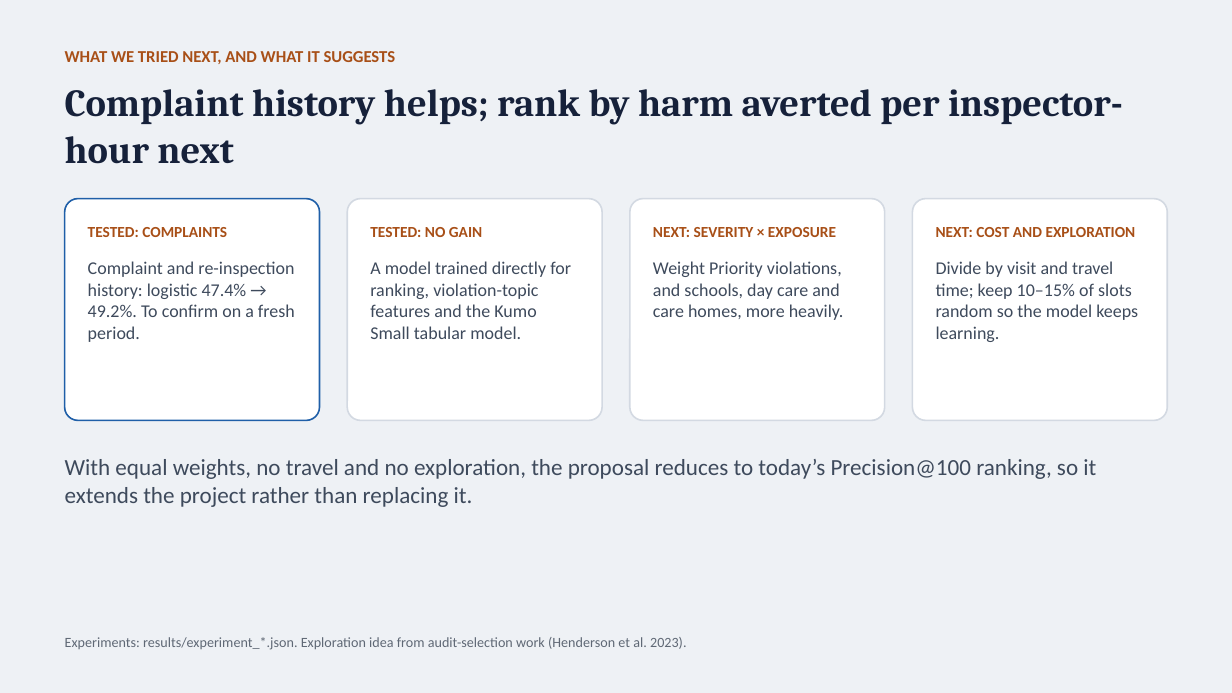
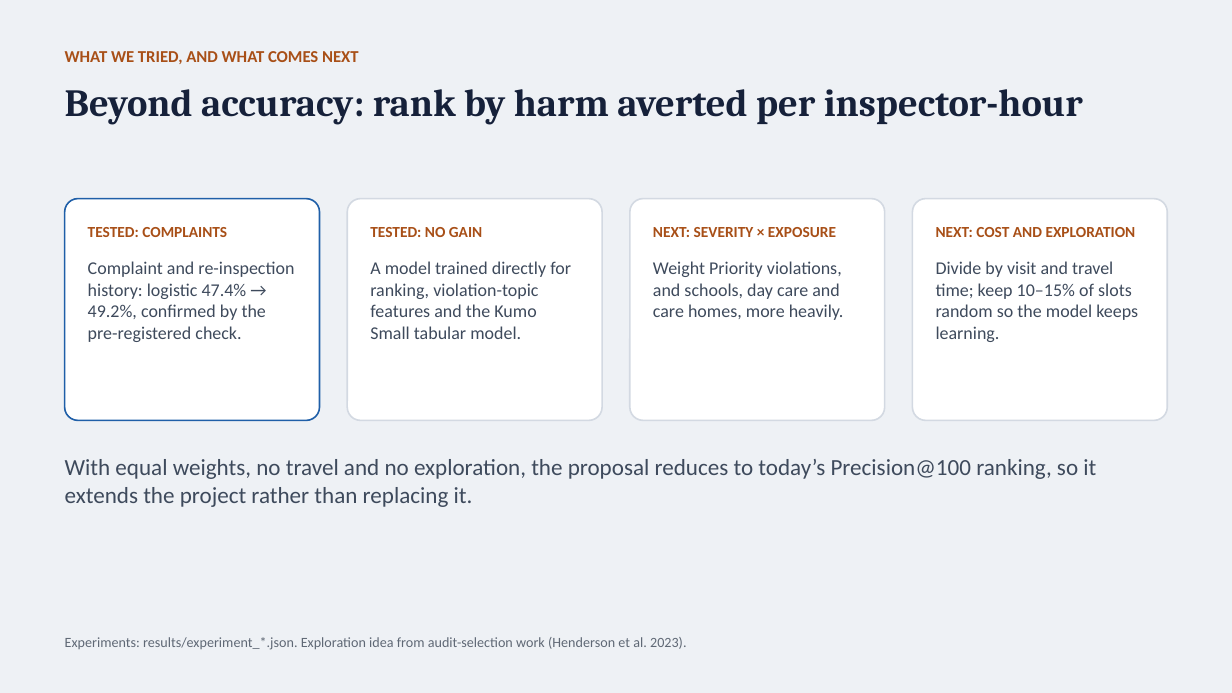
Before and after one commit to ajayc-iima/Food-Inspections, a slide deck: slide 14 of presentation/food_inspections_presentation.pptx (slide 13 before the commit). Drawn at 1232x693 pixels with LibreOffice and Linux fonts; fonts in the diff are those of the drawing. Boxes give left, top, right and bottom in pixels: in the first picture for what was removed or moved away, otherwise in the second. Text is boxed around its words. In the diff, an @@ line names an element or a change of style, - is before the commit and + after.

```diff
--- a/presentation/food_inspections_presentation.pptx
+++ b/presentation/food_inspections_presentation.pptx
@@ text at (x1=65, y1=51, x2=359, y2=64): text changed @@
-WHAT WE TRIED NEXT, AND WHAT IT SUGGESTS
+WHAT WE TRIED, AND WHAT COMES NEXT
@@ text at (x1=65, y1=89, x2=1083, y2=125): text changed @@
-Complaint history helps; rank by harm averted per inspector-hour next
+Beyond accuracy: rank by harm averted per inspector-hour
@@ text at (x1=88, y1=261, x2=294, y2=342): text changed @@
-Complaint and re-inspection history: logistic 47.4% → 49.2%. To confirm on a fresh period.
+Complaint and re-inspection history: logistic 47.4% → 49.2%, confirmed by the pre-registered check.
```
Also in this commit, not shown: 1 other slide changed, 1 slide added, 5 other files.
